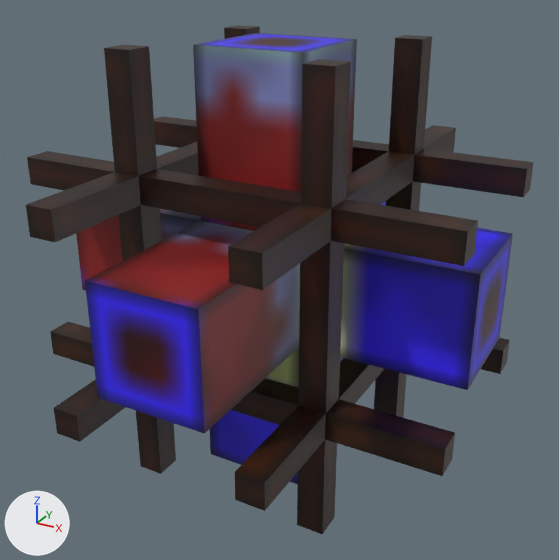
One commit to the Blender file resources/mods/projectred/textures/obj/wiring/jacketedinsulated.blend: the scene before it, then after it.
Camera for both pictures: a 50 mm camera at (0.811, -1.465, 1.194) aimed at (0.011, -0.011, 0.467). The lights are fixed; the arrows at lower left show +X, +Y and +Z.

Names of what the first picture shows: 'frame_D', 'frame_E', 'frame_N', 'frame_S', 'frame_U', 'frame_W', 'frame_center', 'wire_D', 'wire_E', 'wire_N', 'wire_U', 'wire_W'.
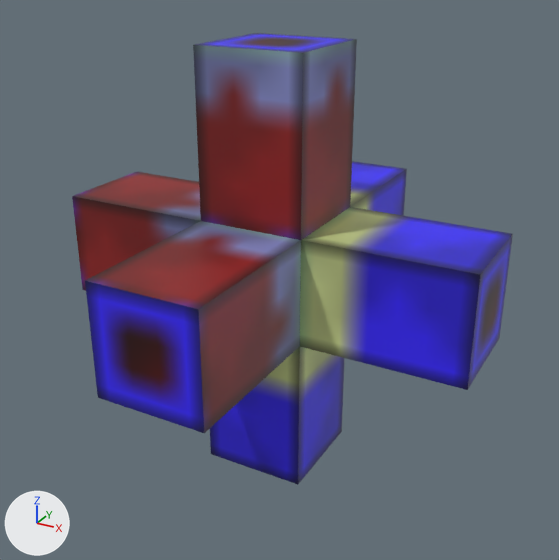
Diff of the bpy script that builds the scene:
```diff
--- a/resources/mods/projectred/textures/obj/wiring/jacketedinsulated.blend.py
+++ b/resources/mods/projectred/textures/obj/wiring/jacketedinsulated.blend.py
@@ ob_frame_center @@
 ob_frame_center.scale = (0.25, 0.25, 0.25)
+ob_frame_center.hide_viewport = True
@@ ob_frame_d @@
 ob_frame_d.scale = (0.25, 0.25, 0.25)
+ob_frame_d.hide_viewport = True
@@ ob_frame_u @@
 ob_frame_u.scale = (0.25, 0.25, 0.25)
+ob_frame_u.hide_viewport = True
@@ ob_frame_n @@
 ob_frame_n.scale = (0.25, 0.25, 0.25)
+ob_frame_n.hide_viewport = True
@@ ob_frame_s @@
 ob_frame_s.scale = (0.25, 0.25, 0.25)
+ob_frame_s.hide_viewport = True
@@ ob_frame_e @@
 ob_frame_e.scale = (0.25, 0.25, 0.25)
+ob_frame_e.hide_viewport = True
@@ ob_frame_w @@
 ob_frame_w.scale = (0.25, 0.25, 0.25)
+ob_frame_w.hide_viewport = True
```

Boxes (x1, y1, x2, y2) around the edits, measured in the pictures (559 x 560 px):
'frame_center', hidden: before (119, 140, 421, 425)
'frame_N', hidden: before (26, 172, 332, 511)
'frame_U', hidden: before (104, 25, 432, 208)
'frame_E', hidden: before (325, 149, 534, 476)
'frame_D', hidden (black): before (136, 369, 407, 534)
'frame_W', hidden (brown): before (27, 116, 197, 367)
'frame_S', hidden: before (424, 125, 456, 152)
'wire_D', unchanged, uncovered by the edit: before (210, 348, 344, 484); after (210, 347, 344, 484)
'wire_W', unchanged, uncovered by the edit: before (76, 209, 201, 291); after (72, 172, 257, 291)
'wire_S', unchanged, uncovered by the edit: after (261, 161, 407, 291)
